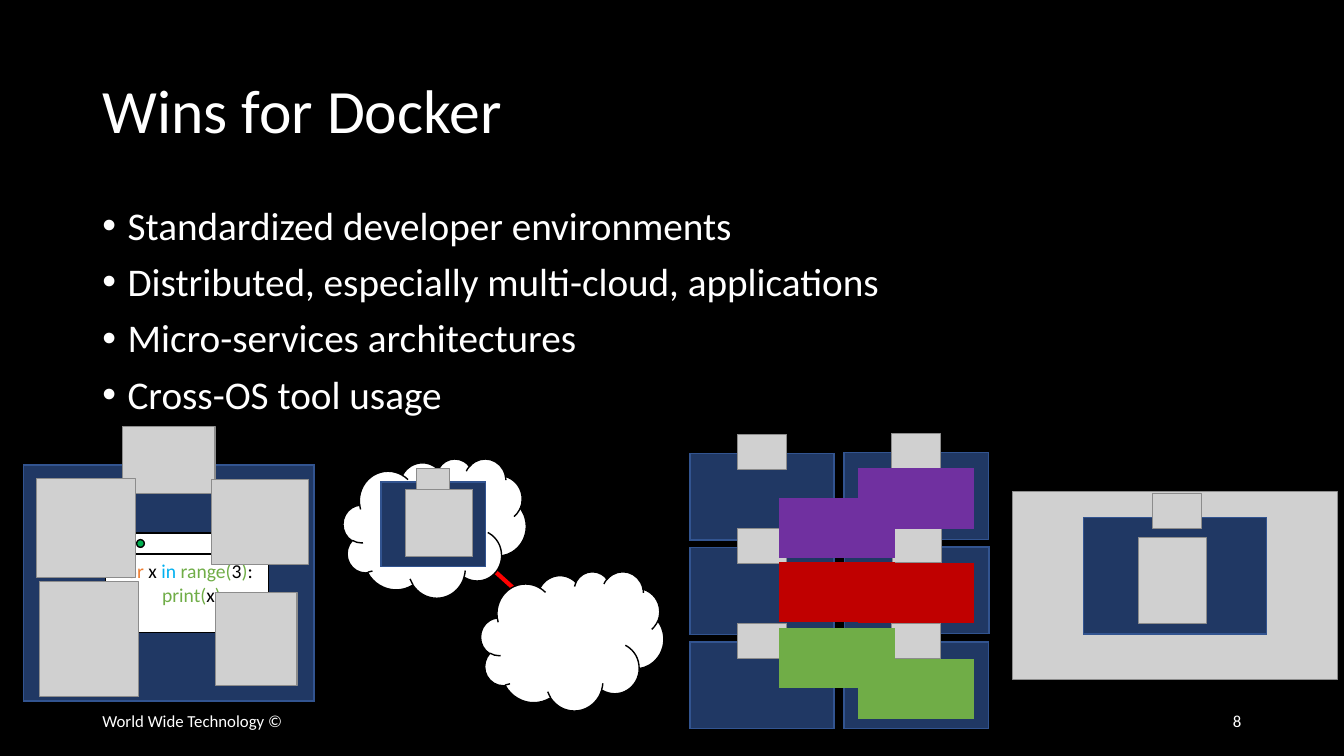
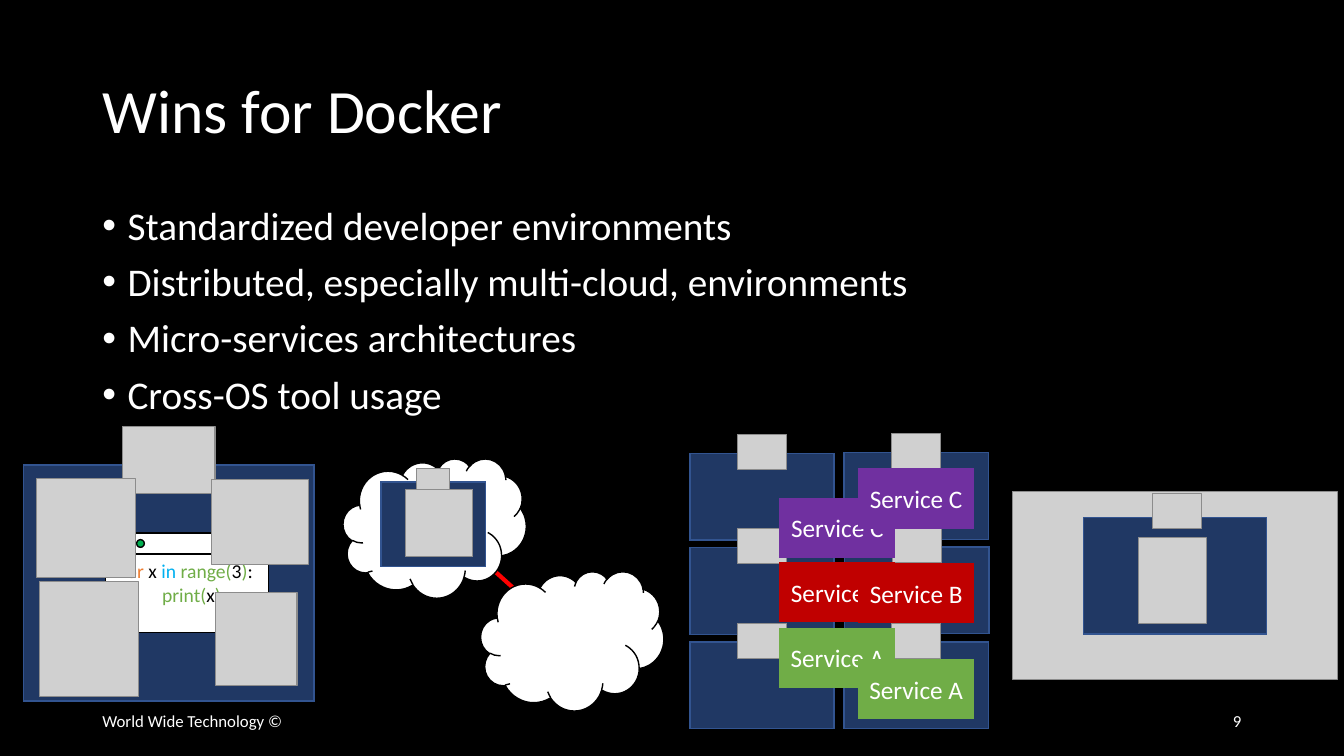
Before and after one commit to wwt/docker-foundations, a slide deck: slide 9 of docker-foundations.pptx (slide 8 before the commit). Drawn at 1344x756 pixels with LibreOffice and Linux fonts; fonts in the diff are those of the drawing; grey boxes stand for pictures. Boxes give left, top, right and bottom in pixels: in the first picture for what was removed or moved away, otherwise in the second. Text is boxed around its words. In the diff, an @@ line names an element or a change of style, - is before the commit and + after.

```diff
--- a/docker-foundations.pptx
+++ b/docker-foundations.pptx
@@ text at [128, 268, 908, 303]: text changed @@
-• Distributed, especially multi-cloud, applications
+• Distributed, especially multi-cloud, environments
@@ text in rectangle at [870, 490, 962, 508]: text added @@
+Service C
@@ text in rectangle at [791, 519, 883, 537]: text added @@
+Service C
@@ text in rectangle at [791, 584, 884, 603]: text added @@
+Service B
@@ text in rectangle at [870, 585, 963, 603]: text added @@
+Service B
@@ text in rectangle at [791, 649, 885, 667]: text added @@
+Service A
@@ text in rectangle at [869, 681, 963, 699]: text added @@
+Service A
@@ page number at [1233, 716, 1241, 727]: text changed @@
-8
+9
```
Also in this commit, not shown: 1 slide added.
